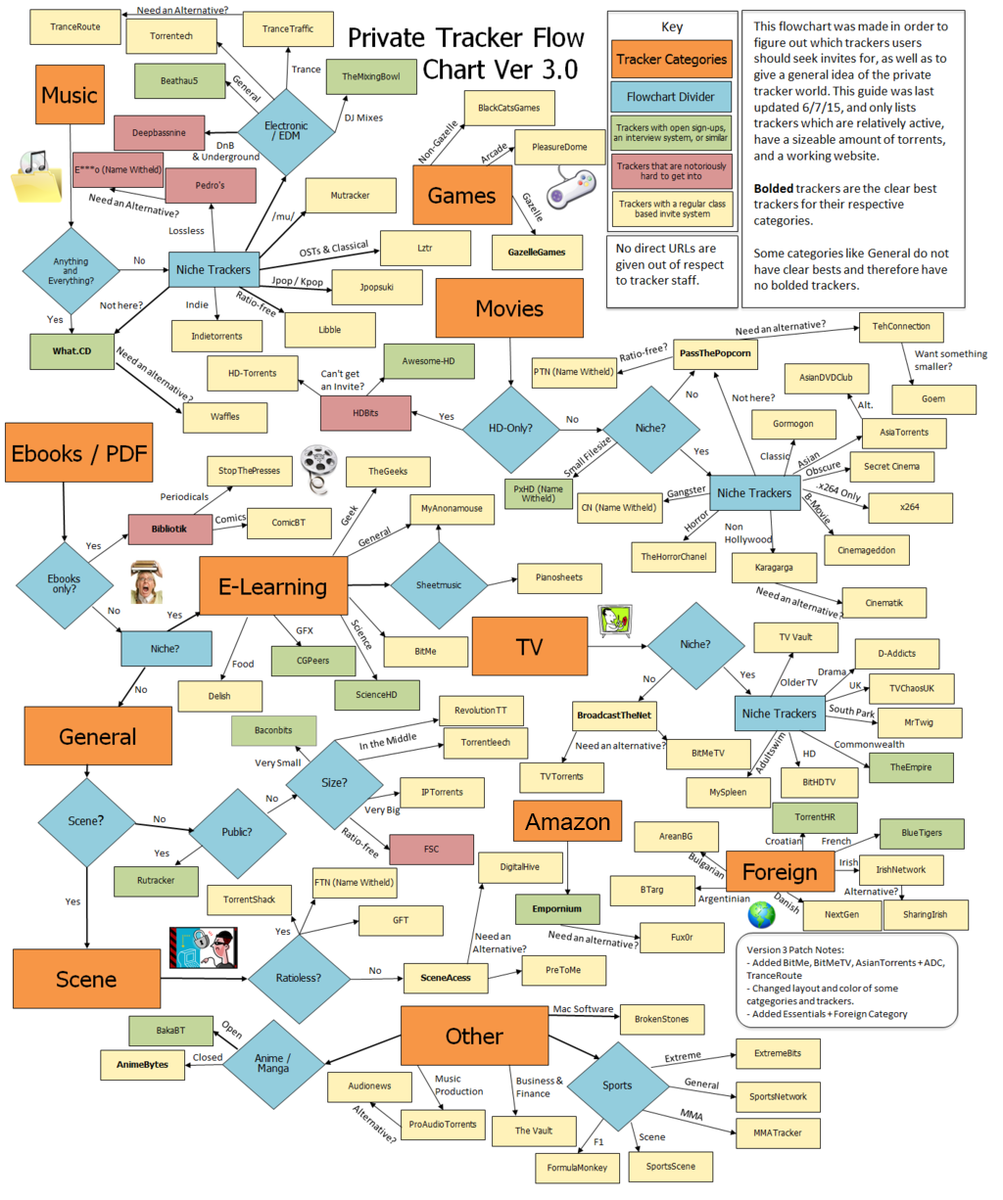
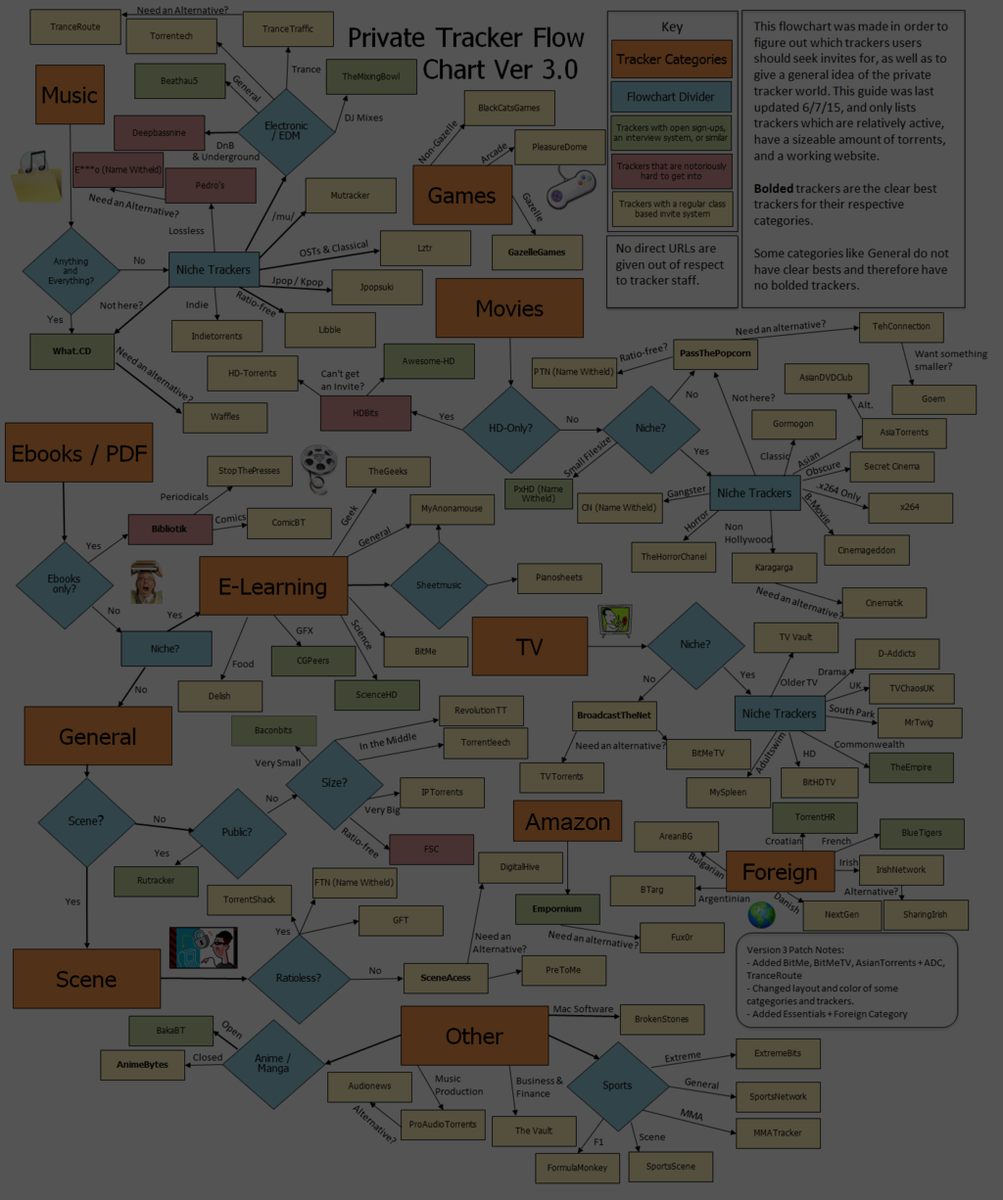
Revision of a layered 1003 x 1200 image; what changed, layer by layer:
added layer "Layer 2" (luminosity, 67%) above "Amazon" over [0, 0, 1003, 1200]
